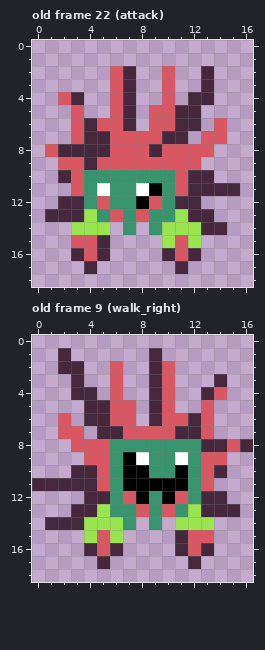
File history of a pixel-art file, assets/raster/raster.aseprite. The picture above was drawn from the file before the commit.
17x19 pixels, 23 frames. Shown: old frame 22 (attack), old frame 9 (walk_right). The commit also changed other frames, which this record leaves out.
After:
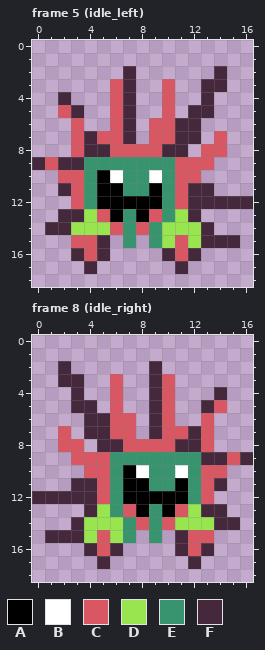
Palette (. is transparent): A #000000  B #ffffff  C #d95763  D #99e550  E #37946e  F #45283c
A new or re-ordered frame is compared with the old frame closest to it.
Edits made:
frames 23 -> 35
Frame 5 (idle_left) is new; against old frame 22 (attack), layers "head", "hair/red", "hair/purple":
y 2: x 6 C -> .; x 10 C -> .; x 13..14 F. -> .F
y 3: x 14 . -> F
y 4: x 2..3 CF -> F.; x 12 F -> .
y 5: x 2..3 .C -> CF; x 9 C -> .; x 11 F -> .; x 13 . -> F
y 6: x 4..5 FC -> ..; x 14 C -> .
y 7: x 5 F -> C; x 7..8 CC -> F.; x 10 F -> C; x 12..13 .C -> F.
y 8: x 1..3 CFF -> ..C; x 9..12 FCCC -> CFF.; x 14 . -> C
y 9: x 0..10 ..CCFCCCCCC -> FCFFEEEEEEE; x 13 . -> C
y 10: x 2 F -> C; x 5..6 EE -> AB; x 9 E -> B; x 12..13 FF -> C.
y 11: x 2 . -> F; x 5..6 BE -> AA; x 8 B -> E; x 14..15 FF -> ..
y 12: x 2..3 FF -> .C; x 5..7 CEE -> AAA; x 9 C -> A; x 11 F -> C; x 13..16 .... -> FFFF
y 13: x 1 F -> .; x 5..6 EC -> CA; x 8..9 CE -> AC; x 13 F -> .
y 14: x 1..2 .. -> FF; x 6 . -> C; x 8 . -> C; x 14 F -> .
y 15: x 7 . -> E; x 9 . -> E; x 13..15 ... -> FFF
Frame 8 (idle_right) is new; against old frame 9 (walk_right), layers "head", "hair/red", "hair/purple":
y 1: x 2 F -> .; x 9 F -> .
y 2: x 3 F -> .; x 6 C -> .; x 10 C -> .
y 3: x 2 . -> F; x 14 F -> .
y 4: x 4 F -> .; x 13..14 FC -> .F
y 5: x 3 . -> F; x 5 F -> .; x 7 C -> .; x 13..14 C. -> FC
y 6: x 2 C -> .; x 11..12 CF -> ..
y 7: x 3..4 C. -> .F; x 6 F -> C; x 8..9 CC -> .F; x 11 F -> C
y 8: x 2 . -> C; x 4..16 CCEEEEEEEFFCF -> .FFCCCCFFC...
y 9: x 3 . -> C; x 7..8 AB -> EE; x 11 B -> E; x 13..16 CC.. -> FFCF
y 10: x 3..4 FF -> .C; x 8 A -> B; x 11 A -> B; x 14 F -> C
y 11: x 0..2 FFF -> ...; x 9..10 AA -> EE; x 14 . -> F
y 12: x 0..3 .... -> FFFF; x 5 F -> C; x 7 C -> A; x 9 E -> A; x 11 C -> A; x 13..14 FF -> C.
y 13: x 3 F -> .; x 7..8 EC -> CA; x 10..11 CE -> AC; x 15 F -> .
y 14: x 1..2 FF -> ..; x 8 . -> C; x 10 . -> C; x 14..15 .. -> FF
y 15: x 1..3 ... -> FFF; x 7 . -> E; x 9 . -> E
Where, in picture pixels (left, top, right, bottom), the same in both pictures:
changed: (32, 66, 253, 248)
changed: (32, 348, 253, 543)
